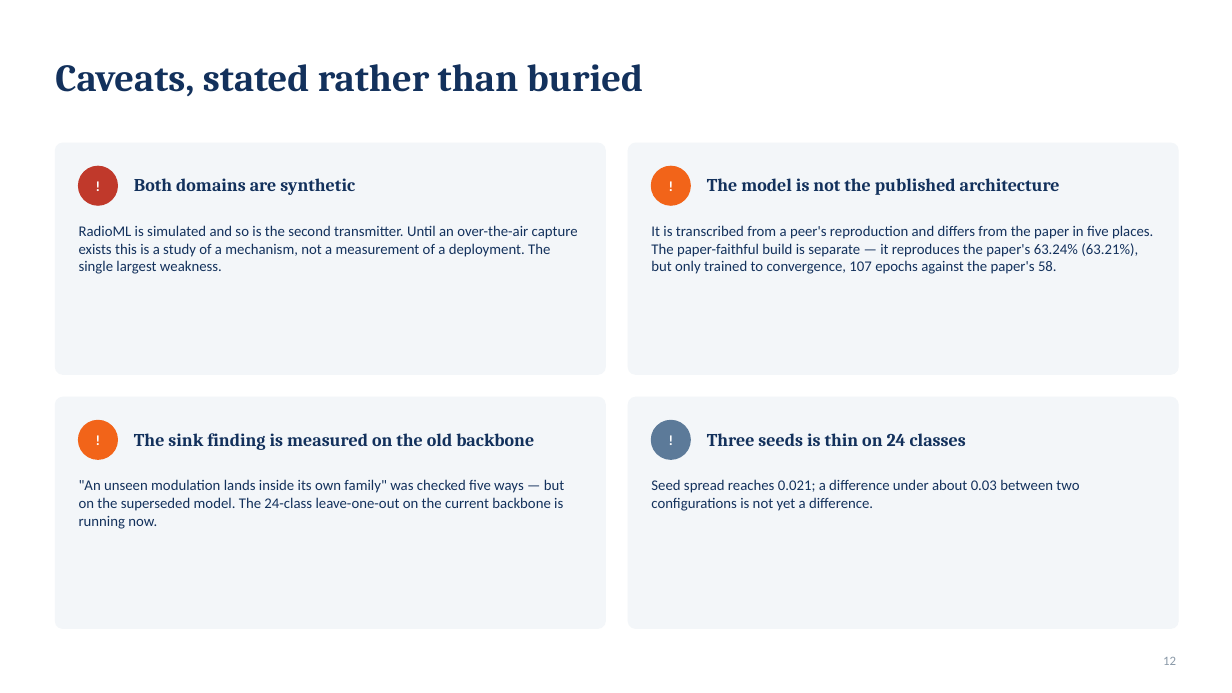
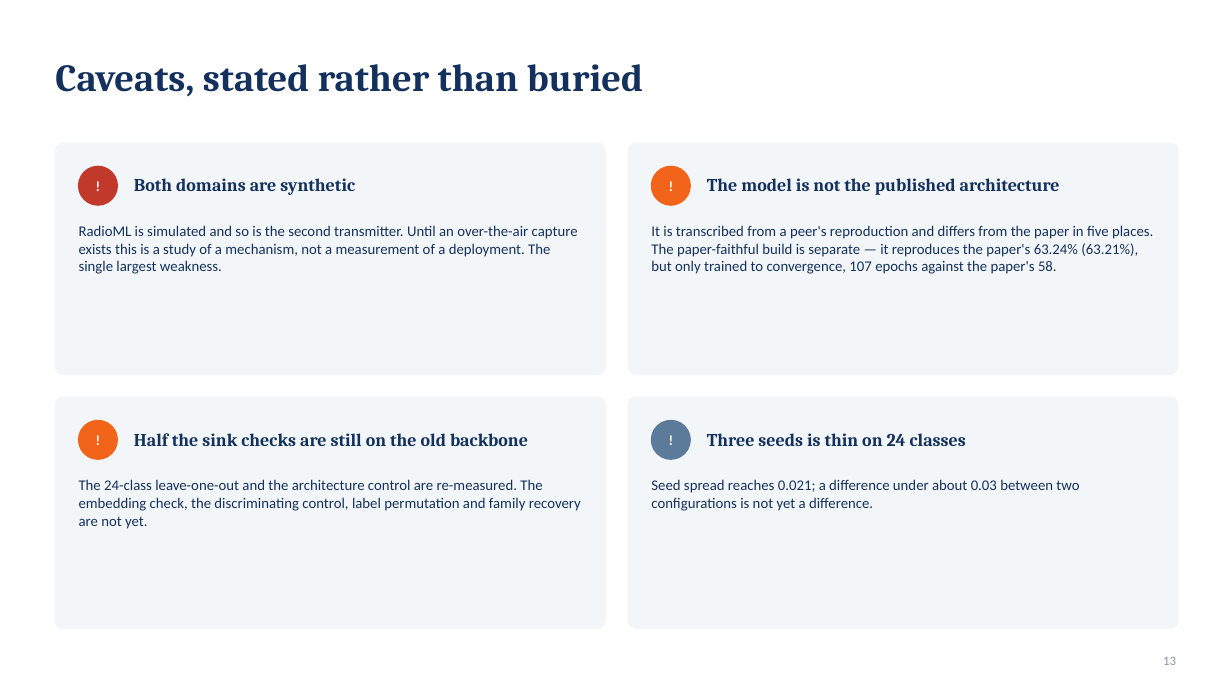
Before and after one commit to YusufBilo78/amc, a slide deck: slide 13 of deck/amc_progress.pptx (slide 12 before the commit). Drawn at 1232x693 pixels with LibreOffice and Linux fonts; fonts in the diff are those of the drawing. Boxes give left, top, right and bottom in pixels: in the first picture for what was removed or moved away, otherwise in the second. Text is boxed around its words. In the diff, an @@ line names an element or a change of style, - is before the commit and + after.

```diff
--- a/deck/amc_progress.pptx
+++ b/deck/amc_progress.pptx
@@ text at [134,433,528,446]: text changed @@
-The sink finding is measured on the old backbone
+Half the sink checks are still on the old backbone
@@ text at [79,479,581,529]: text changed @@
-"An unseen modulation lands inside its own family" was checked five ways — but on the superseded model. The 24-class leave-one-out on the current backbone is running now.
+The 24-class leave-one-out and the architecture control are re-measured. The embedding check, the discriminating control, label permutation and family recovery are not yet.
```
Also in this commit, not shown: 2 other slides changed, 1 slide added, 10 other files.
